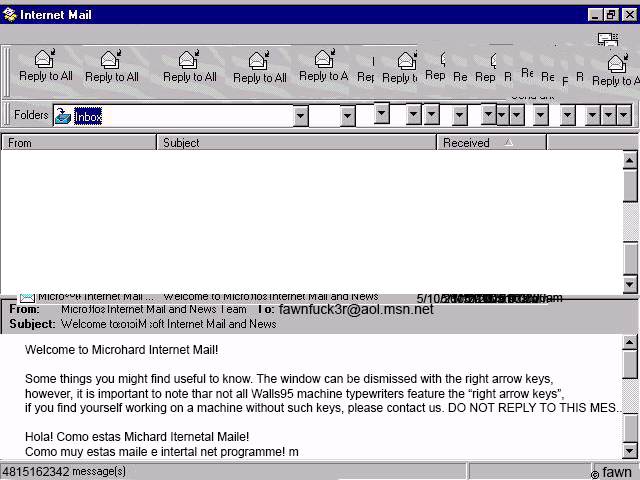
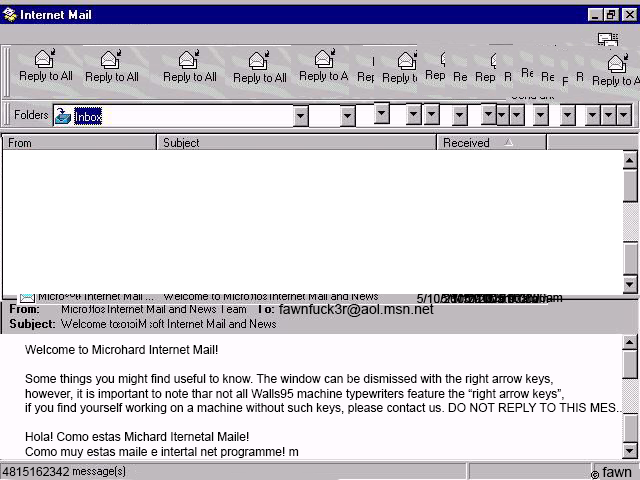
Revision of a layered 640 x 480 image; what changed, layer by layer:
painted on "fawn" over [0, 137, 3, 302]
